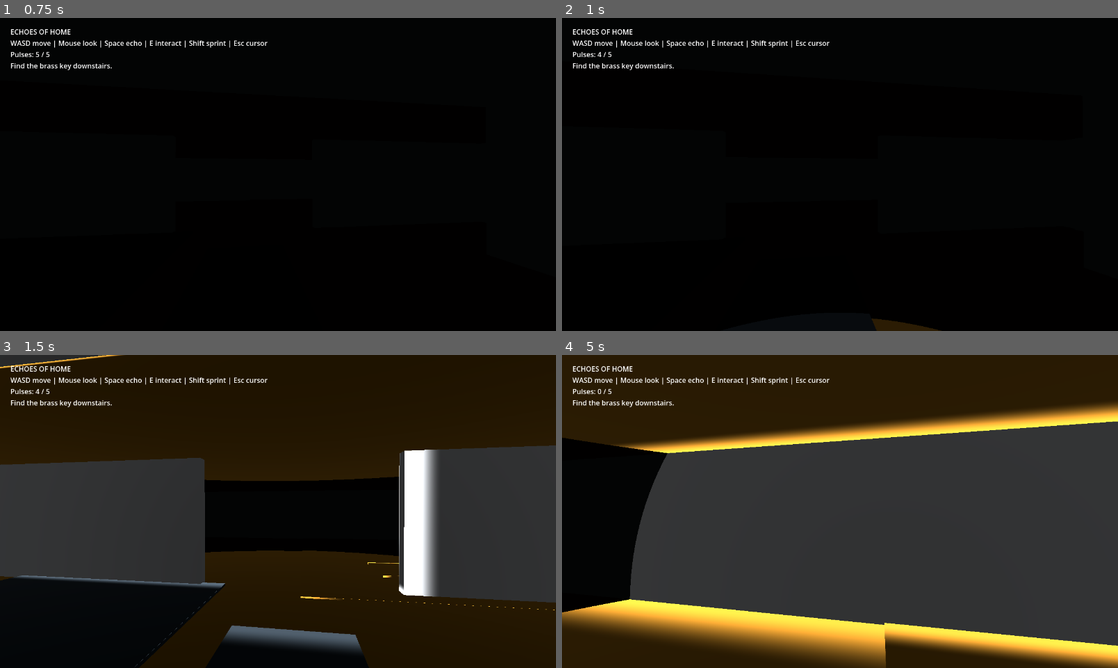
Above: before the commit, frames 1-4 (two rows, left to right).
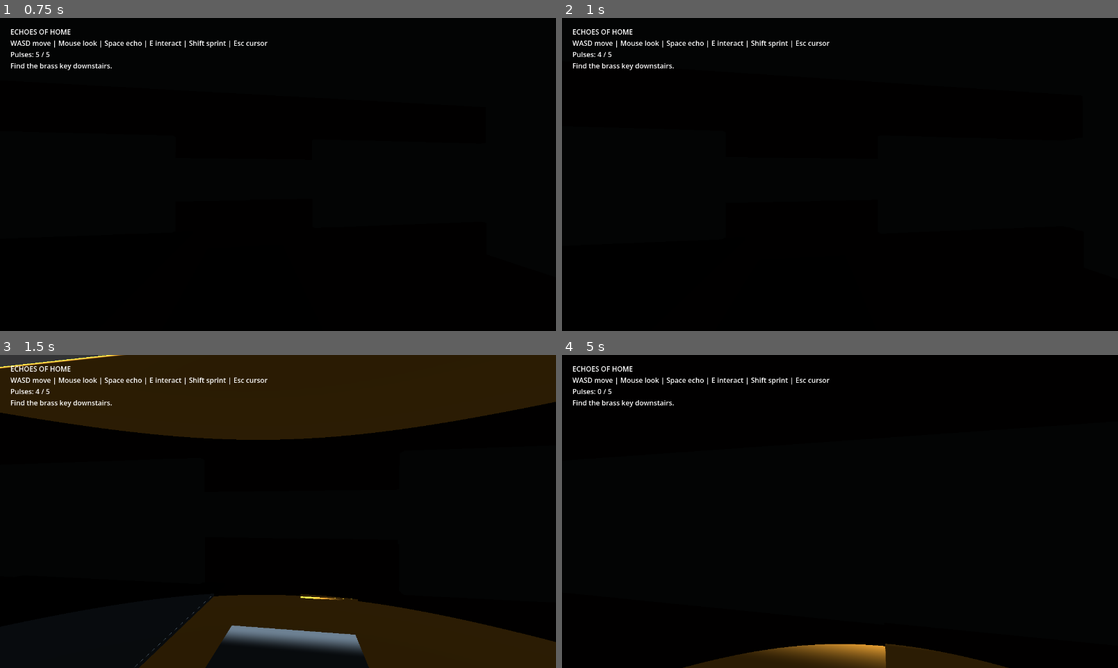
Above: after the commit, the same moments.

Repository: kaazkayy05/Project-3
Game: Godot game, scene res://demo/house_demo.tscn
Two runs of this game, one before a commit and one after it. Both use one fixed random seed, a clock stepped at 60 frames per second and the inputs below.
Inputs (mouse positions are in pixels of both pictures, inside the frame that each line leads up to):
- Up to frame 1 (0.75 s): tap Enter at 0.5 s; move the mouse to (305, 174) at 0.52 s; hold W from 0.53 s (still down); tap E at 0.6 s
- Up to frame 2 (1 s): keep holding W; tap Space at 0.77 s
- Up to frame 3 (1.5 s): keep holding W; move the mouse to (250, 511) at 1.27 s; tap Shift at 1.35 s
- Up to frame 4 (5 s): keep holding W; tap Space at 1.52, 3.02, 3.77, 4.52 s; move the mouse to (851, 505) at 2.02 s; tap E at 2.1, 3.6 s; move the mouse to (834, 517) at 2.77 s; tap Shift at 2.85, 4.35 s; move the mouse to (878, 514) at 3.52 s; move the mouse to (795, 508) at 4.27 s

Frame 1 is identical in both runs. In frame 2, 0.3% of the frame differs, in the area x 55-69%, y 96-100%; in frame 3, 48%; in frame 4, 89%, in the area x 0-100%, y 0-100%.

Commit message:
Elongate pulse duration and expand radius for improved house navigation

Diff:
--- a/echoes-of-home/systems/acoustic_pulse/acoustic_pulse_system.gd
+++ b/echoes-of-home/systems/acoustic_pulse/acoustic_pulse_system.gd
@@ -18,8 +18,8 @@
 @export_group("Pulse Tuning")
 @export var max_pulse_charges: int = 5
 @export var pulse_recharge_time: float = 6.0
-@export var base_pulse_radius: float = 24.0
-@export var base_pulse_speed: float = 14.0
+@export var base_pulse_radius: float = 36.0
+@export var base_pulse_speed: float = 8.0
 
 var pulse_charges: int = 5
 var is_pulse_active: bool = false
